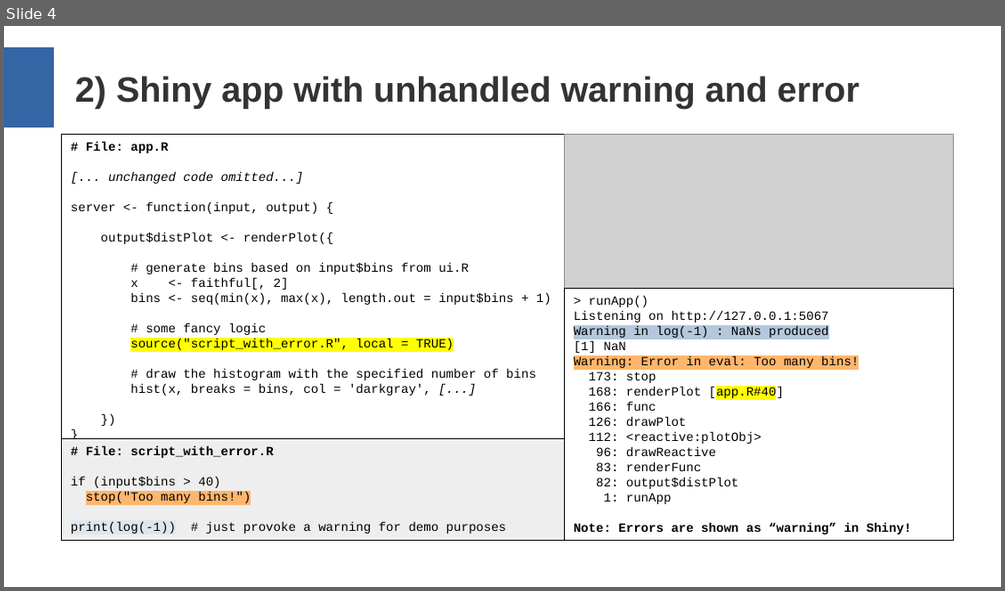
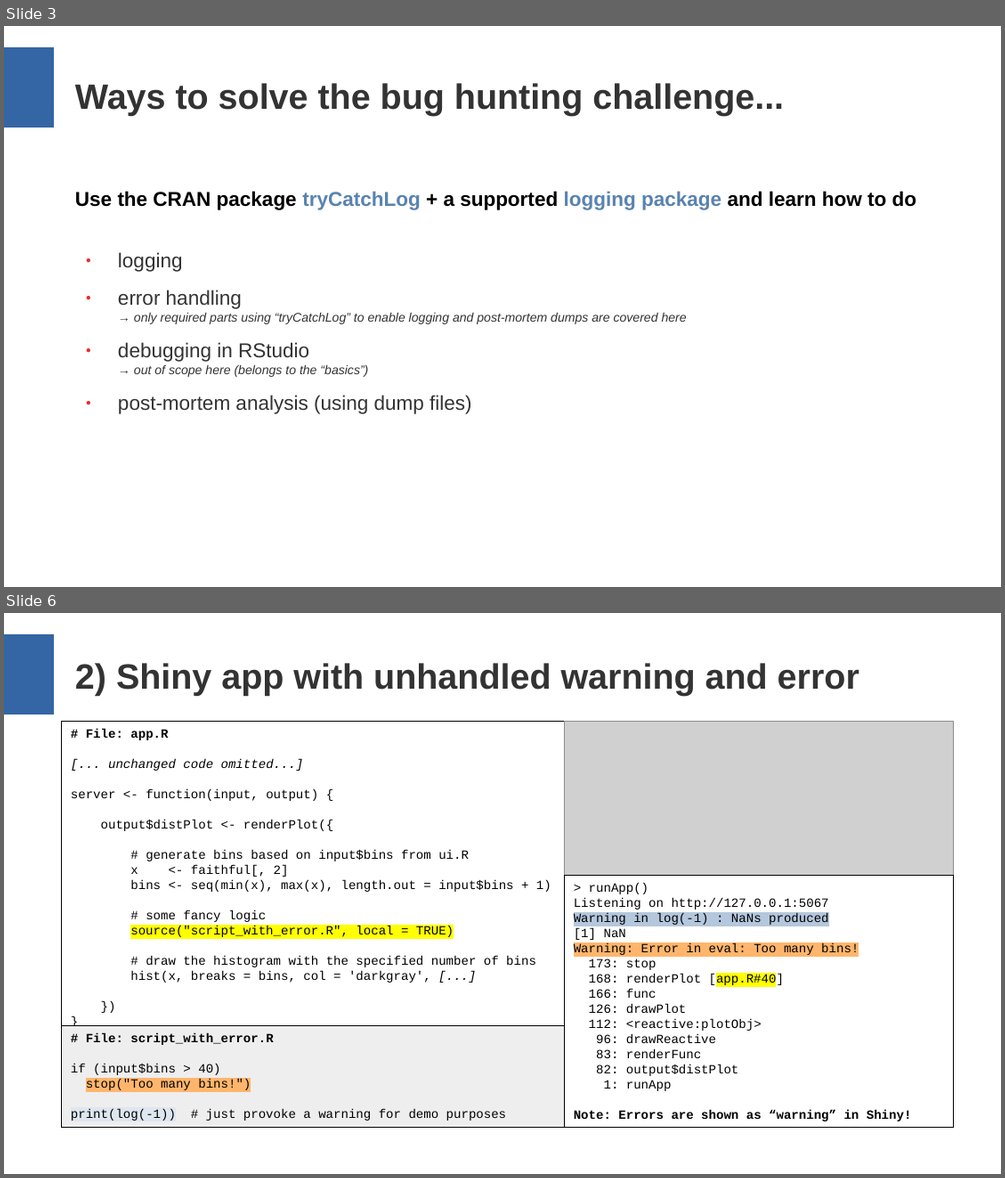
Before and after one commit to aryoda/R_shiny_post_mortem_analysis_training, a slide deck: Training slides.odp. Shown one above the other, each under a label of ours: slide 4 before the commit, slides 3 and 6 after it; the slides between them are not shown. The pictures are 1005x591 and 1005x1178 pixels, drawn with LibreOffice and Linux fonts; fonts in the diff are those of the drawing; grey boxes stand for pictures. Boxes give left, top, right and bottom in pixels: in the first picture for what was removed or moved away, otherwise in the second. Text is boxed around its words. In the diff, an @@ line names an element or a change of style, - is before the commit and + after.

```diff
--- a/Training slides.odp
+++ b/Training slides.odp
@@ slide 3 added at <box>4,26,1001,587</box>, background #FFFFFF; not listed: 1 template element that a slide beside it also shows @@
@@ title added at <box>75,83,784,116</box>, 28 pt, text #333333, bold @@
+Ways to solve the bug hunting challenge...
@@ text added at <box>75,191,916,414</box>, 16 pt, text #333333 @@
+Use the CRAN package tryCatchLog + a supported logging package and learn how to do
+● logging
+● error handling
+  → only required parts using “tryCatchLog” to enable logging and post-mortem dumps are covered here
+● debugging in RStudio
+  → out of scope here (belongs to the “basics”)
+● post-mortem analysis (using dump files)
@@ what was slide 4 is now slide 6 @@
```
Also in this commit, not shown: 5 slides changed, 2 other slides added.
